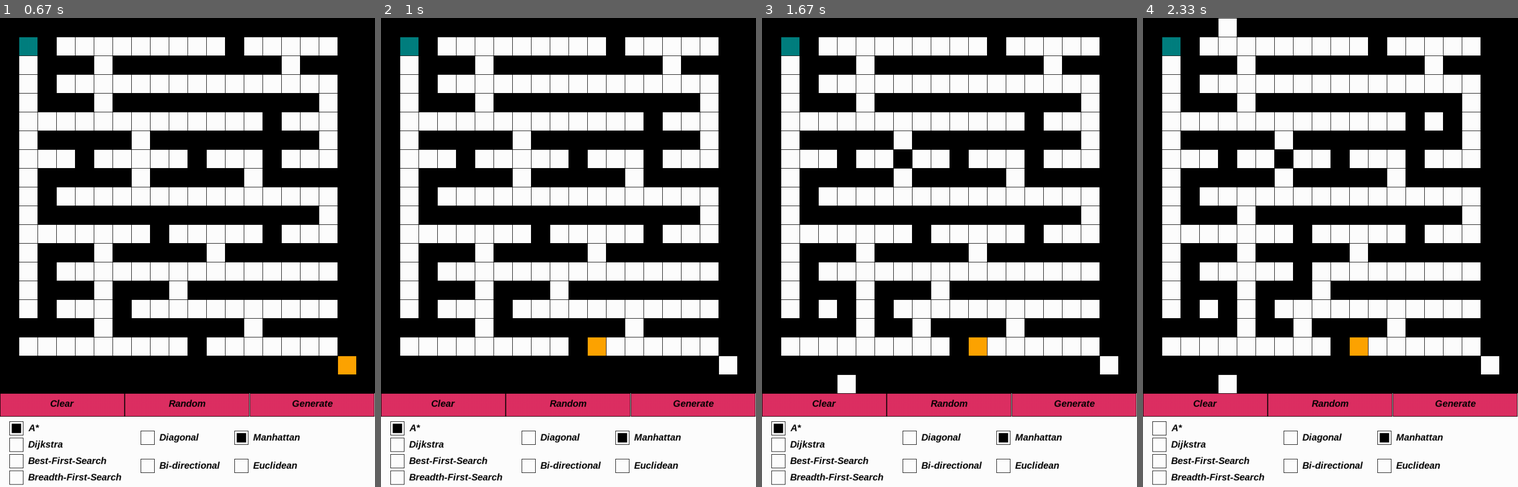
Above: before the commit, frames 1-4 (left to right).
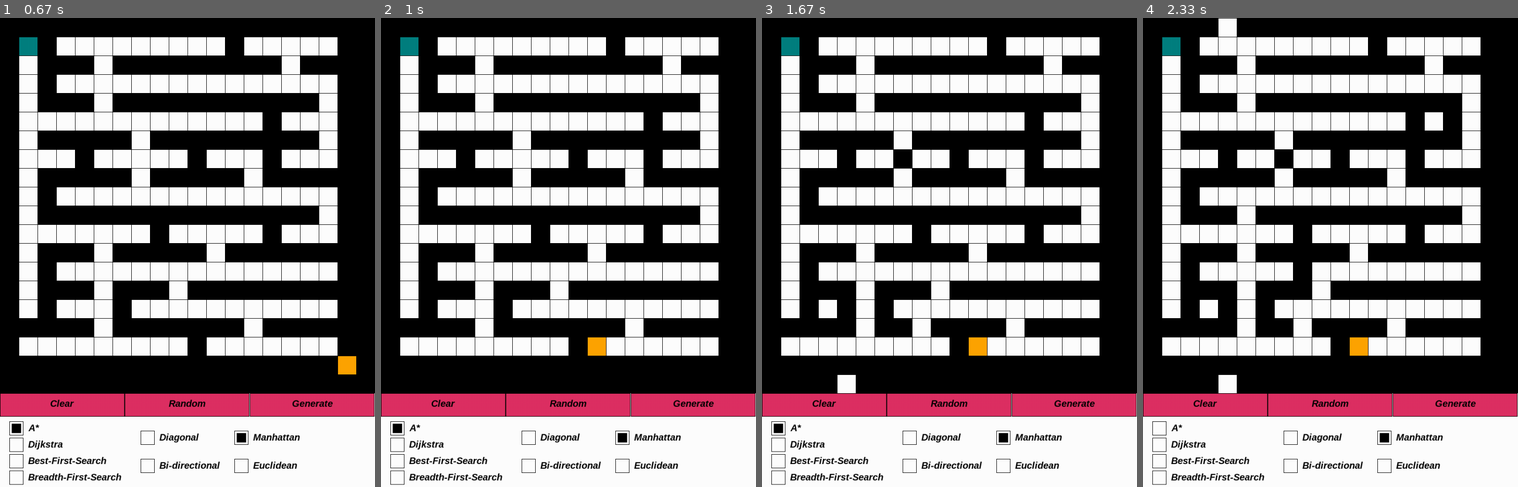
Above: after the commit, the same moments.

Repository: AllanMildzi/Pathfinder_pygame
Game: pygame game, started from main.py
Two runs of this game, one before a commit and one after it. Both use one fixed random seed, a clock stepped at 60 frames per second and the inputs below.
Inputs (mouse positions are in pixels of both pictures, inside the frame that each line leads up to):
- Up to frame 1 (0.67 s): click "Random" at 0.38 s
- Up to frame 2 (1 s): press the mouse at (726, 365) at 0.7 s; move the mouse to (662, 355) at 0.8 s; release the mouse at (598, 350) at 0.93 s
- Up to frame 3 (1.67 s): press the mouse at (777, 458) at 1.03 s; move the mouse to (837, 308) at 1.13 s; release the mouse at (897, 154) at 1.27 s; press the mouse at (777, 426) at 1.37 s; move the mouse to (844, 379) at 1.47 s; release the mouse at (912, 327) at 1.6 s
- Up to frame 4 (2.33 s): press the mouse at (1158, 426) at 1.7 s; move the mouse to (1304, 275) at 1.8 s; release the mouse at (1450, 121) at 1.93 s; press the mouse at (1225, 27) at 2.03 s; move the mouse to (1251, 210) at 2.13 s; release the mouse at (1274, 388) at 2.27 s

Frame 1 is identical in both runs. In frame 2, 0.2% of the frame differs, in the area x 90-95%, y 72-76%; in frame 3, 0.2%; in frame 4, 0.2%.

Commit message:
Improved random maze generator

Diff:
--- a/main.py
+++ b/main.py
@@ -24,20 +24,20 @@
         self.graph[row][col] = "empty"
 
     def random_generation(self, start, end):
-        if start.position[0] == 0:
-            start.position = (start.position[0] + 1, start.position[1])
-        if start.position[1] == 0:
-            start.position = (start.position[0], start.position[1] + 1)
-        if start.position[0] == self.rows - 1:
-            start.position = (start.position[0] - 1, start.position[1])
-        if start.position == self.columns - 1:
-            start.position[1] = (start.position[0], start.position[1] - 1)
+        nodes = (start.position, end.position)
+        for position in nodes:
+            if position[0] == 0:
+                position = (position[0] + 1, position[1])
+            if position[1] == 0:
+                position = (position[0], position[1] + 1)
+            if position[0] == self.rows - 1:
+                position = (position[0] - 1, position[1])
+            if position == self.columns - 1:
+                position[1] = (position[0], position[1] - 1)
 
         for row in range(self.rows):
             for col in range(self.columns):
                 self.graph[row][col] = "wall"
-
-        self.graph[end.position[0]][end.position[1]] = "empty"
 
         frontier = [start.position]
         possible_neighbors = [(0, 2), (0, -2), (2, 0), (-2, 0)]
@@ -48,35 +48,30 @@
             frontier.remove(random_frontier)
 
             for neighbour in possible_neighbors:
-                if random_frontier == random_frontier == end.position:
+                if((random_frontier[0] + neighbour[0], random_frontier[1] + neighbour[1]) in frontier or
+                    random_frontier[0] + neighbour[0] < 1 or
+                    random_frontier[0] + neighbour[0] > self.rows - 2 or
+                    random_frontier[1] + neighbour[1] < 1 or
+                    random_frontier[1] + neighbour[1] > self.columns - 2):
+
                     continue
-                if (random_frontier[0] + neighbour[0], random_frontier[1] + neighbour[1]) in frontier:
-                    continue
-                if random_frontier[0] + neighbour[0] < 1:
-                    continue
-                if random_frontier[0] + neighbour[0] > self.rows - 2:
-                    continue
-                if random_frontier[1] + neighbour[1] < 1:
-                    continue
-                if random_frontier[1] + neighbour[1] > self.columns - 2:
-                    continue
-                if self.graph[random_frontier[0] + neighbour[0]][random_frontier[1] + neighbour[1]] == "empty":
-                    continue
-
-                frontier.append((random_frontier[0] + neighbour[0], random_frontier[1] + neighbour[1]))
-
-            for neighbour in possible_neighbors:
-                if random_frontier[0] + neighbour[0] < 1:
-                    continue
-                if random_frontier[0] + neighbour[0] > self.rows - 2:
-                    continue
-                if random_frontier[1] + neighbour[1] < 1:
-                    continue
-                if random_frontier[1] + neighbour[1] > self.columns - 2:
-                    continue
+
                 if self.graph[random_frontier[0] + neighbour[0]][random_frontier[1] + neighbour[1]] == "empty":
                     self.graph[(random_frontier[0] + (random_frontier[0] + neighbour[0])) // 2][(random_frontier[1] + (random_frontier[1] + neighbour[1])) // 2] = "empty"
                     break
+
+            for neighbour in possible_neighbors:
+                if((random_frontier[0] + neighbour[0], random_frontier[1] + neighbour[1]) in frontier or
+                    random_frontier[0] + neighbour[0] < 1 or
+                    random_frontier[0] + neighbour[0] > self.rows - 2 or
+                    random_frontier[1] + neighbour[1] < 1 or
+                    random_frontier[1] + neighbour[1] > self.columns - 2 or
+                    self.graph[random_frontier[0] + neighbour[0]][random_frontier[1] + neighbour[1]] == "empty"):
+
+                    continue
+
+                frontier.append((random_frontier[0] + neighbour[0], random_frontier[1] + neighbour[1]))
+
 
     def draw_board(self, win):
         win.fill(WHITE)
@@ -295,14 +290,12 @@
                     start.position = (1, 1)
                     end.position = (board.rows - 2, board.columns - 2)
                     board.update(board.rows, board.columns)
-                    print(board.rows, board.columns)
                 elif event.button == 5 and board.rows < 50:
                     board.rows += 5
                     board.columns += 5
                     start.position = (1, 1)
                     end.position = (board.rows - 2, board.columns - 2)
                     board.update(board.rows, board.columns)
-                    print(board.rows, board.columns)
                 path = []
             if event.type == pygame.MOUSEBUTTONUP and buttons_list[1].isPressed:
                 buttons_list[1].isPressed = False
